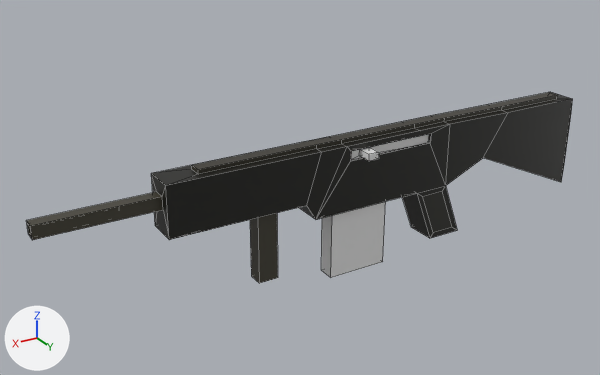
The Blender file game/blender/mainline.blend as it was, and as the next commit left it.
Camera for both pictures: a 50 mm camera at (8.44, 11.83, 5.99) aimed at (1.03, -0.52, -0.18). Every picture has the same lights, and +X, +Y and +Z are marked at lower left. The picture after the commit comes second. Mesh edges are drawn as thin lines.

In view in the first picture: 'Body', 'BoltCarrier', 'Magazine'.
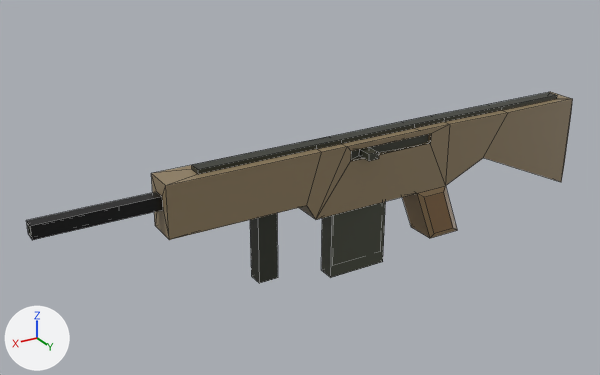
The edits, one by one:
me_cube is used by ob_body; location (0.0, 0.0, 0.0).
me_cube had 122 vertices, 112 faces, 1 loose edge and spanned x -5.38..6.1, y -0.36..0.25, z -1.59..0.86.
me_cube now has 122 vertices, 112 faces, 1 loose edge and spans x -5.38..6.1, y -0.41..0.3, z -1.59..0.86.
me_cube part 1: texture (UV) coordinates of 112 of 112 faces, centred in x -5.38..6.1, y -0.36..0.25, z -1.59..0.85, changed; they spanned u 0.08..0.22, v 0.91..0.98 and now span u 0.31..1.54, v 0.26..0.99.
Edits to the shape of me_cube do not show in these pictures.
me_cube_001 has 16 vertices, 14 faces and spans x -1.46..0.49, y -0.27..0.49, z 0.46..0.71.
me_cube_001 gains material mat_material (picture img_palette_png).
me_cube_002 is used by ob_magazine; location (0.14, 0.0, -0.86); scale (0.61, 0.171, 1.0).
me_cube_002 had 8 vertices, 6 faces and spanned x -1.0..1.0, y -1.0..1.0, z -1.0..1.0.
me_cube_002 now has 16 vertices, 14 faces and spans x -1.0..1.0, y -1.0..1.0, z -1.0..1.0.
me_cube_002 part 2: 5 faces spanning x -1.0..1.0, y -1.0..1.0, z -1.0..1.0 switch from no material to mat_material (picture img_palette_png).
Edits to the shape of me_cube_002 do not show in these pictures.

Changed parts and their boxes [x1, y1, x2, y2] in the pictures (600 x 375 px):
'BoltCarrier', recoloured (white to black)
    both: [351, 134, 429, 161]
part 1 of me_cube, surface changed (black to brown)
    both: [27, 92, 573, 240]
part 2 of me_cube_002, recoloured (white to black)
    both: [321, 202, 385, 277]
